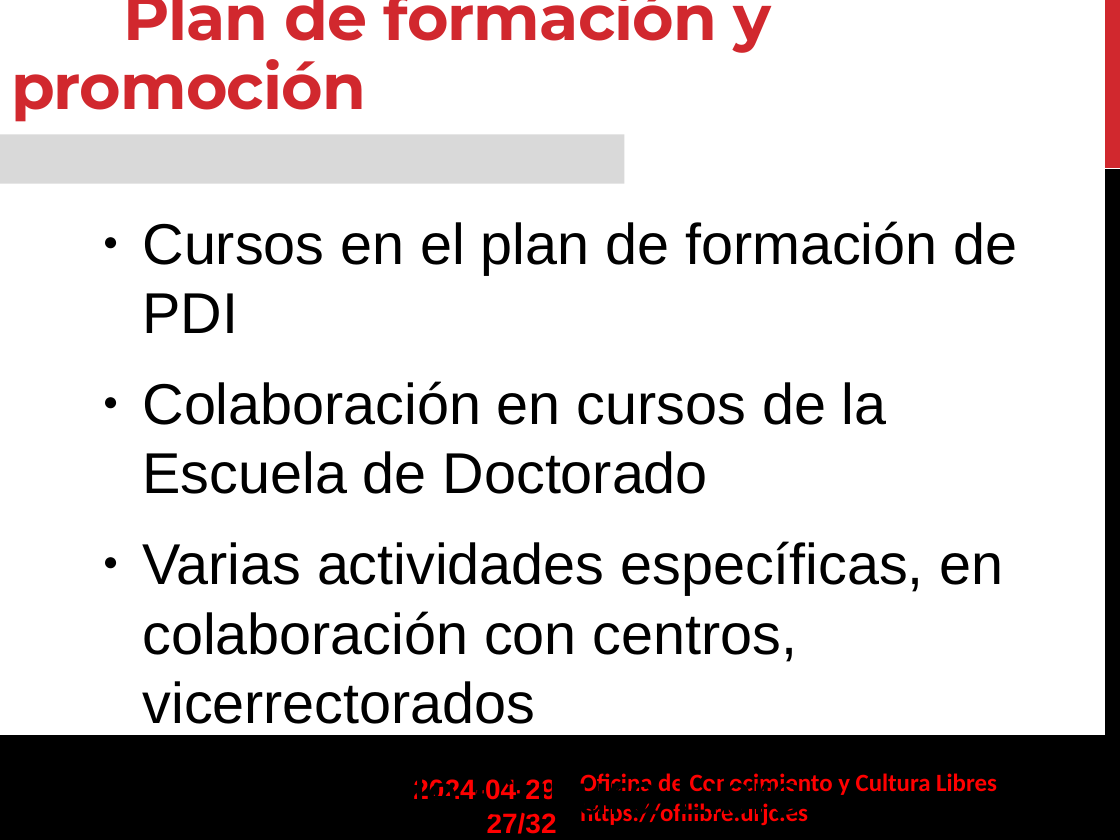
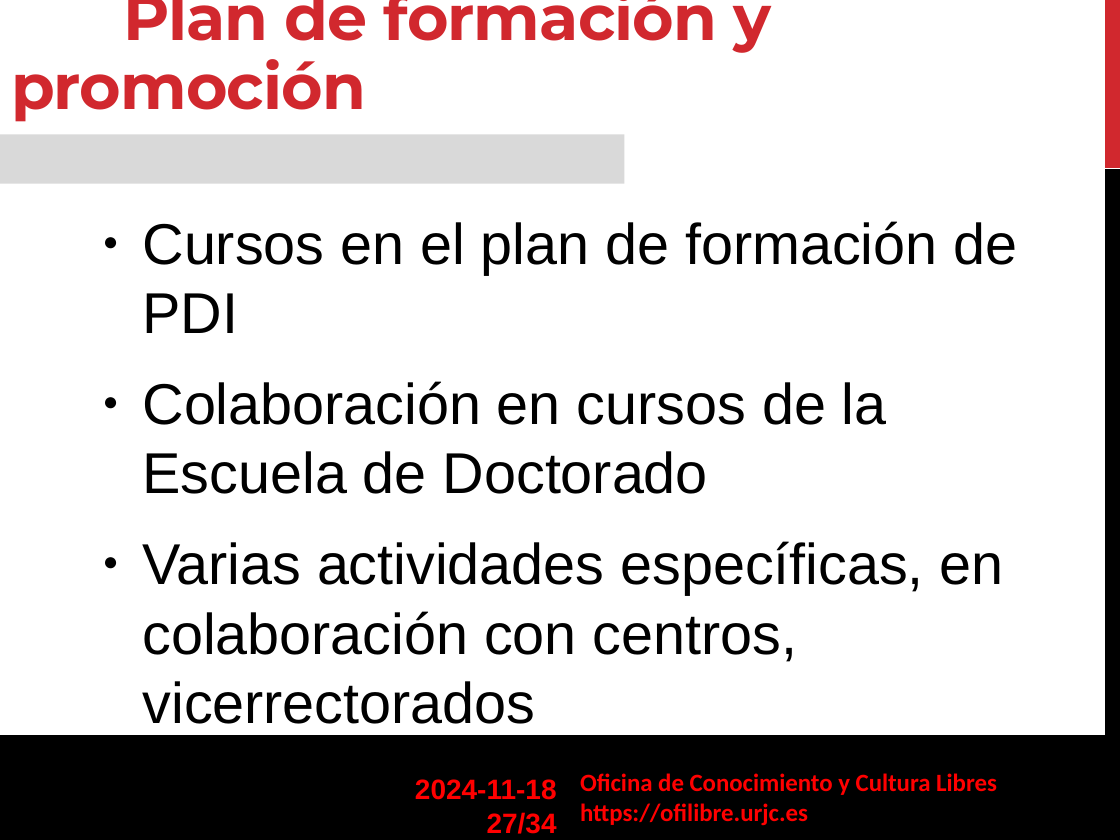
Before and after one commit to roberto-red/ofilibre, a slide deck: slide 27 of static/transpas/ofilibre/Ofilibre-presentacion.odp. Drawn at 1120x840 pixels with LibreOffice and Linux fonts; fonts in the diff are those of the drawing; background and template pictures are left out. Boxes give left, top, right and bottom in pixels: in the first picture for what was removed or moved away, otherwise in the second. Text is boxed around its words. In the diff, an @@ line names an element or a change of style, - is before the commit and + after.

Commit message:
Actualización de la presentación de la OfiLibre

```diff
--- a/static/transpas/ofilibre/Ofilibre-presentacion.odp
+++ b/static/transpas/ofilibre/Ofilibre-presentacion.odp
@@ text at box(395, 773, 804, 824): paragraph removed @@
-● Jornadas de Cultura Libre
@@ text at box(415, 779, 557, 834): text changed @@
-2024-04-29
-27/32
+2024-11-18
+27/34
```
Also in this commit, not shown: 5 other slides changed, 2 slides added, 1 other file.
